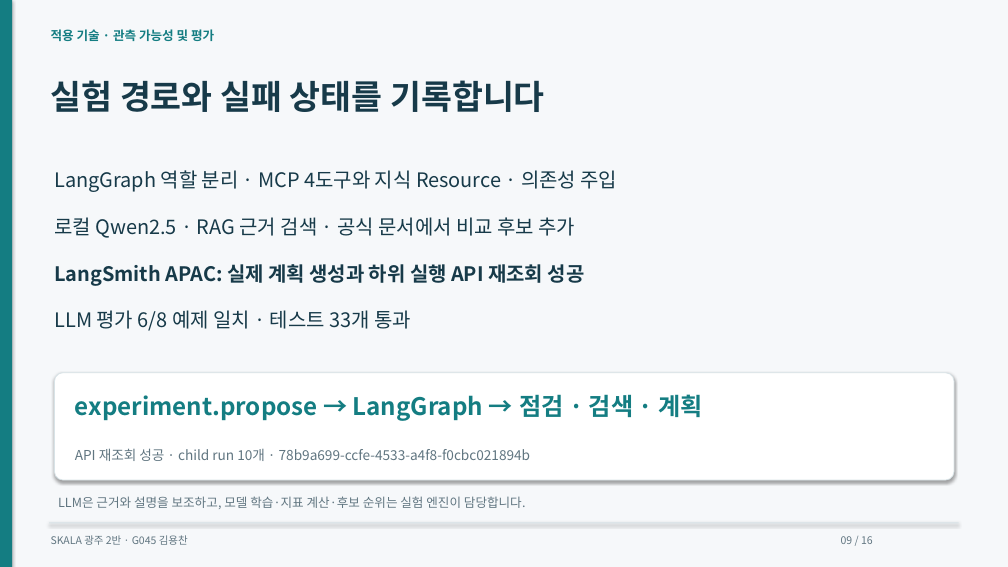
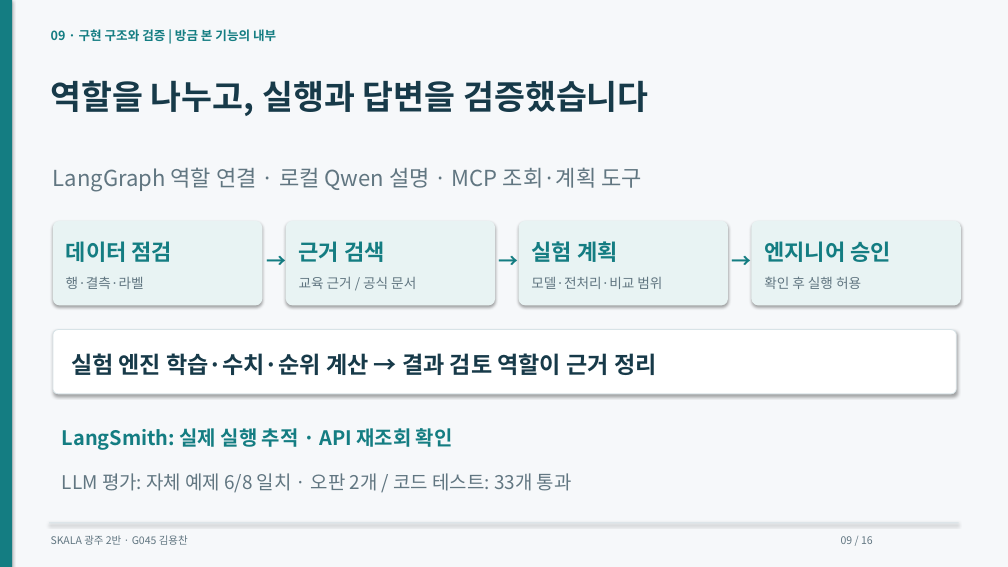
Before and after one commit to dragonchan95/Semiconductor-AI-Agent, a slide deck: slide 9 of docs/G045_Semiconductor_Agent.pptx. Drawn at 1008x567 pixels with LibreOffice and Linux fonts; fonts in the diff are those of the drawing. Boxes give left, top, right and bottom in pixels: in the first picture for what was removed or moved away, otherwise in the second. Text is boxed around its words. In the diff, an @@ line names an element or a change of style, - is before the commit and + after.

```diff
--- a/docs/G045_Semiconductor_Agent.pptx
+++ b/docs/G045_Semiconductor_Agent.pptx
@@ text at (x1=51, y1=29, x2=276, y2=41): text changed @@
-적용 기술 · 관측 가능성 및 평가
+09 · 구현 구조와 검증 | 방금 본 기능의 내부
@@ text at (x1=51, y1=80, x2=648, y2=116): text changed @@
-실험 경로와 실패 상태를 기록합니다
+역할을 나누고, 실행과 답변을 검증했습니다
@@ text at (x1=53, y1=167, x2=642, y2=191): text changed; size 19 to 21 pt; text colour #173A49 to #617681 @@
-LangGraph 역할 분리 · MCP 4도구와 지식 Resource · 의존성 주입
+LangGraph 역할 연결 · 로컬 Qwen 설명 · MCP 조회·계획 도구
@@ rounded rectangle added at (x1=53, y1=221, x2=262, y2=306), fill #E8F3F3 @@
@@ text removed at (x1=54, y1=217, x2=575, y2=238) @@
-로컬 Qwen2.5 · RAG 근거 검색 · 공식 문서에서 비교 후보 추가
@@ rounded rectangle added at (x1=286, y1=221, x2=495, y2=306), fill #E8F3F3 @@
@@ rounded rectangle added at (x1=519, y1=221, x2=728, y2=306), fill #E8F3F3 @@
@@ rounded rectangle added at (x1=752, y1=221, x2=961, y2=306), fill #E8F3F3 @@
@@ text removed at (x1=54, y1=264, x2=585, y2=286) @@
-LangSmith APAC: 실제 계획 생성과 하위 실행 API 재조회 성공
@@ text added at (x1=66, y1=241, x2=173, y2=262), 21 pt, text #147D82, bold @@
+데이터 점검
@@ text added at (x1=265, y1=243, x2=286, y2=274), 19 pt, text #147D82, bold @@
+→
@@ text added at (x1=299, y1=241, x2=385, y2=262), 21 pt, text #147D82, bold @@
+근거 검색
@@ text added at (x1=498, y1=243, x2=519, y2=274), 19 pt, text #147D82, bold @@
+→
@@ text added at (x1=531, y1=241, x2=618, y2=262), 21 pt, text #147D82, bold @@
+실험 계획
@@ text added at (x1=730, y1=243, x2=752, y2=274), 19 pt, text #147D82, bold @@
+→
@@ text added at (x1=764, y1=241, x2=891, y2=262), 21 pt, text #147D82, bold @@
+엔지니어 승인
@@ text added at (x1=66, y1=276, x2=144, y2=289), 13 pt, text #617681 @@
+행·결측·라벨
@@ text at (x1=299, y1=277, x2=416, y2=289): text changed; size 12 to 13 pt @@
-LLM은 근거와 설명을 보조하고, 모델 학습·지표 계산·후보 순위는 실험 엔진이 담당합니다.
+교육 근거 / 공식 문서
@@ text added at (x1=531, y1=277, x2=662, y2=289), 13 pt, text #617681 @@
+모델·전처리·비교 범위
@@ text added at (x1=764, y1=276, x2=861, y2=289), 13 pt, text #617681 @@
+확인 후 실행 허용
@@ rounded rectangle resized from (x1=54, y1=373, x2=954, y2=480) to (x1=53, y1=330, x2=957, y2=394) @@
@@ text added at (x1=71, y1=353, x2=656, y2=375), 22 pt, text #173A49, bold @@
+실험 엔진 학습·수치·순위 계산 → 결과 검토 역할이 근거 정리
@@ text removed at (x1=75, y1=394, x2=703, y2=421) @@
-experiment.propose → LangGraph → 점검 · 검색 · 계획
@@ text at (x1=62, y1=428, x2=453, y2=450): text changed; size 13 to 19 pt; text colour #617681 to #147D82; bold on @@
-API 재조회 성공 · child run 10개 · 78b9a699-ccfe-4533-a4f8-f0cbc021894b
+LangSmith: 실제 실행 추적 · API 재조회 확인
@@ text at (x1=62, y1=473, x2=572, y2=493): text changed; size 19 to 18 pt; text colour #173A49 to #617681 @@
-LLM 평가 6/8 예제 일치 · 테스트 33개 통과
+LLM 평가: 자체 예제 6/8 일치 · 오판 2개 / 코드 테스트: 33개 통과
```
Also in this commit, not shown: 14 other slides changed, 1 slide added, 1 slide removed, 17 other files.
